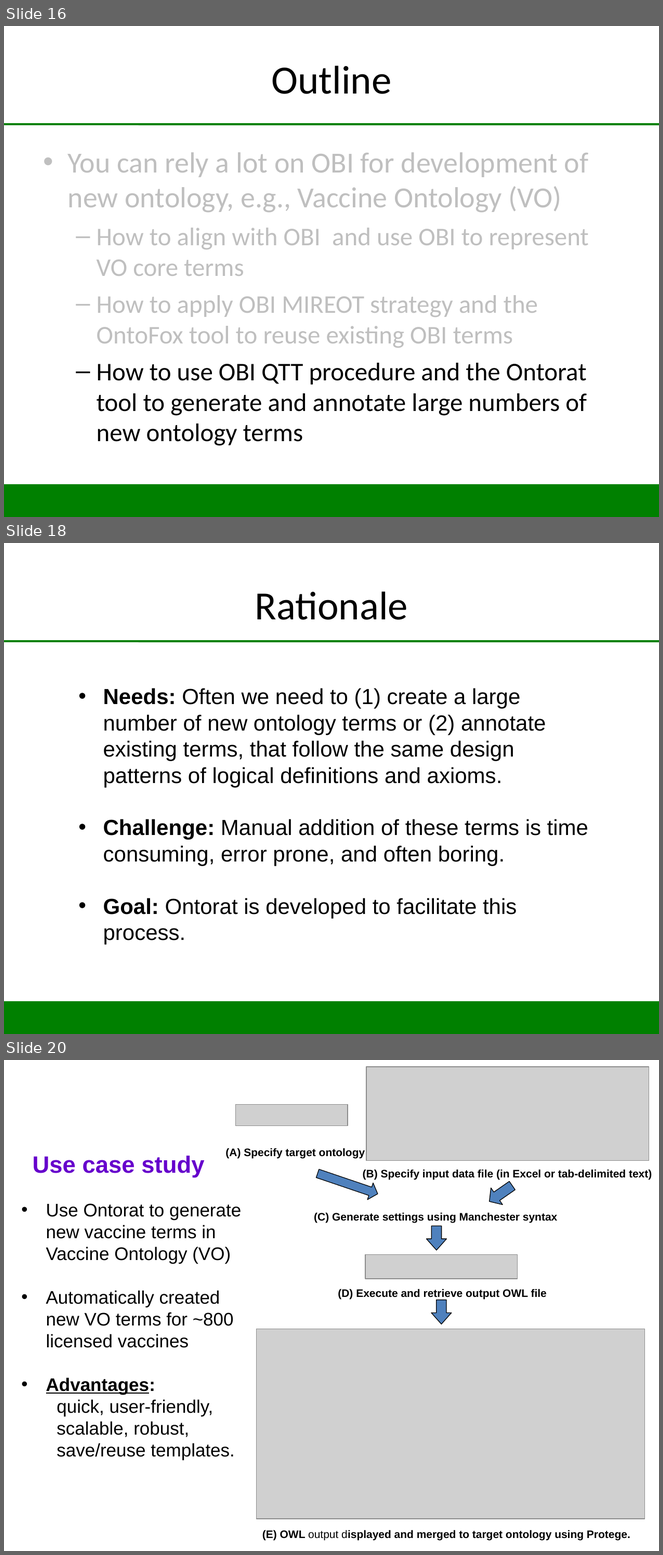
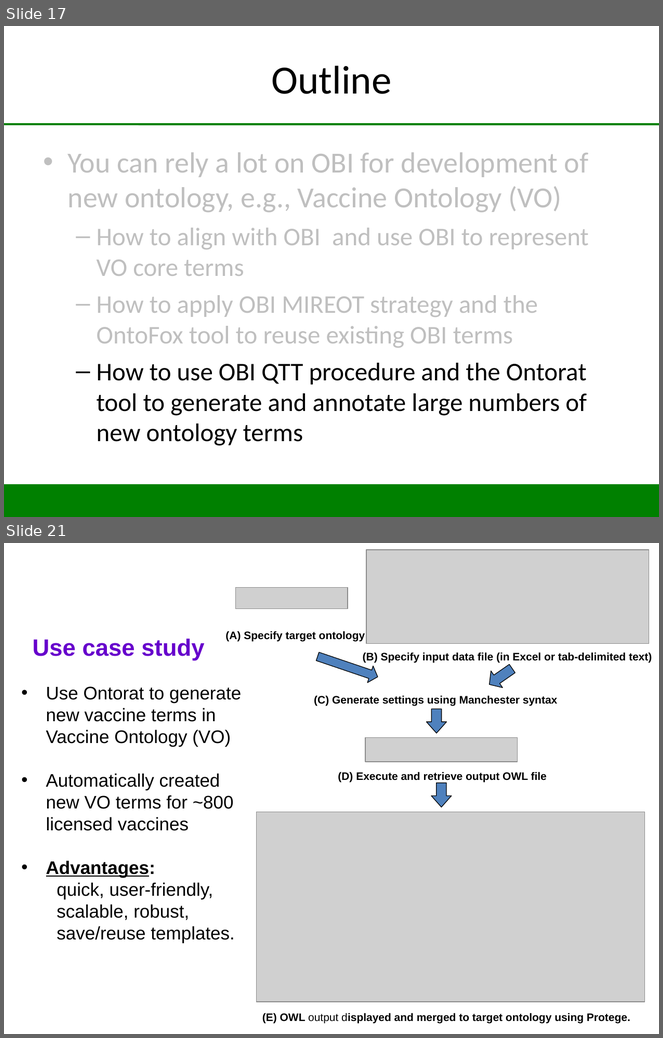
Before and after one commit to obi-ontology/obi-legacy-svn, a slide deck: trunk/docs/presentations/OBI tutorial July 2012 ICBO/VO_Development_using_OBI_as_Source_Ontology.ppt. Shown one above the other, each under a label of ours: slides 16, 18 and 20 before the commit, slides 17 and 21 after it; the slides between them are not shown. The pictures are 663x1555 and 663x1038 pixels, drawn with LibreOffice and Linux fonts; fonts in the diff are those of the drawing; grey boxes stand for pictures; background and template pictures are left out. Boxes give left, top, right and bottom in pixels: in the first picture for what was removed or moved away, otherwise in the second. Text is boxed around its words. In the diff, an @@ line names an element or a change of style, - is before the commit and + after.

```diff
--- a/trunk/docs/presentations/OBI tutorial July 2012 ICBO/VO_Development_using_OBI_as_Source_Ontology.ppt
+++ b/trunk/docs/presentations/OBI tutorial July 2012 ICBO/VO_Development_using_OBI_as_Source_Ontology.ppt
@@ slide 18 removed at box(4, 543, 659, 1034), background #FFFFFF; not listed: 2 template elements that a slide beside it also shows @@
@@ title removed at box(255, 591, 408, 620) @@
-Rationale
@@ text removed at box(103, 688, 588, 945) @@
-  • Needs: Often we need to (1) create a large number of new ontology terms or (2) annotate existing terms, that follow the same design patterns of logical definitions and axioms.
-  • Challenge: Manual addition of these terms is time consuming, error prone, and often boring.
-  • Goal: Ontorat is developed to facilitate this process.
@@ what was slide 16 is now slide 17 @@
@@ what was slide 20 is now slide 21 @@
```
Also in this commit, not shown: 4 slides changed, 2 slides added.
